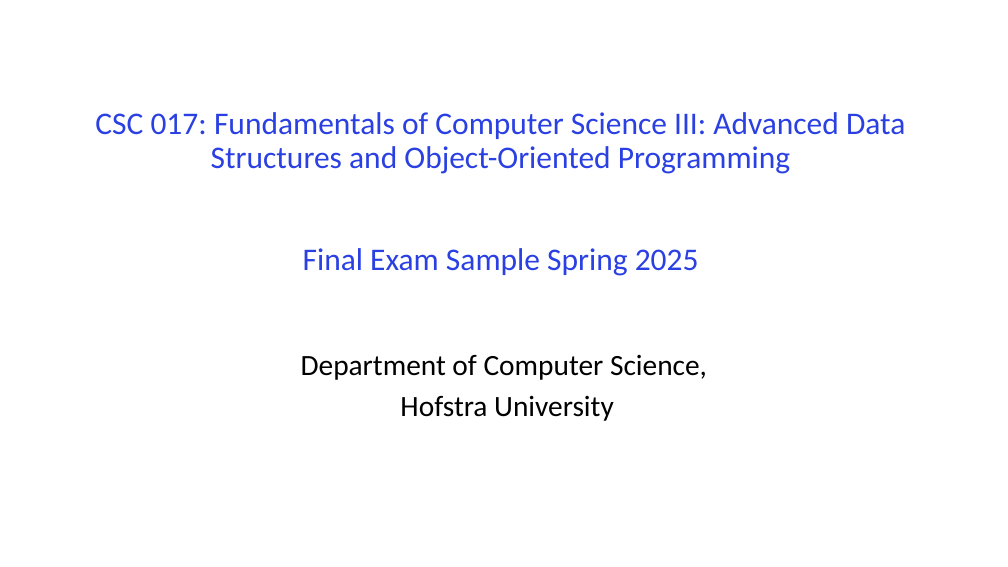
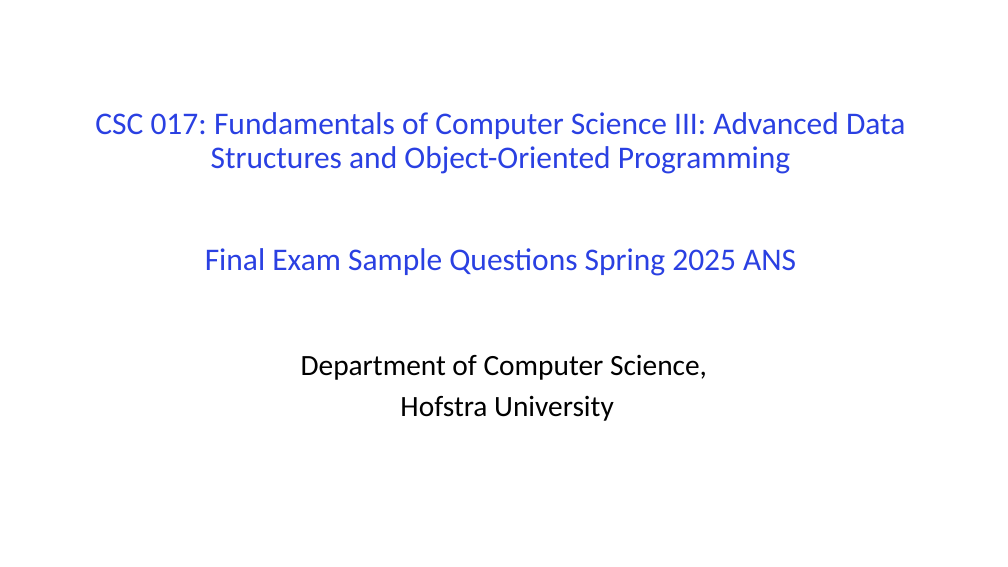
Before and after one commit to guhofstra/CSC111Fa25, a slide deck: slide 1 of PPTs/Exam/CSC017 Final Exam Sample Sp2025 ANS.pptx. Drawn at 1008x567 pixels with LibreOffice and Linux fonts; fonts in the diff are those of the drawing. Boxes give left, top, right and bottom in pixels: in the first picture for what was removed or moved away, otherwise in the second. Text is boxed around its words. In the diff, an @@ line names an element or a change of style, - is before the commit and + after.

```diff
--- a/PPTs/Exam/CSC017 Final Exam Sample Sp2025 ANS.pptx
+++ b/PPTs/Exam/CSC017 Final Exam Sample Sp2025 ANS.pptx
@@ title at [95,112,905,276]: text changed @@
-CSC 017: Fundamentals of Computer Science III: Advanced Data Structures and Object-Oriented Programming
-Final Exam Sample Spring 2025
+CSC 017: Fundamentals of Computer Science III: Advanced Data Structures and Object-Oriented Programming
+Final Exam Sample Questions Spring 2025 ANS
```
Also in this commit, not shown: 4 other slides changed, 7 slides added, 7 other files.
